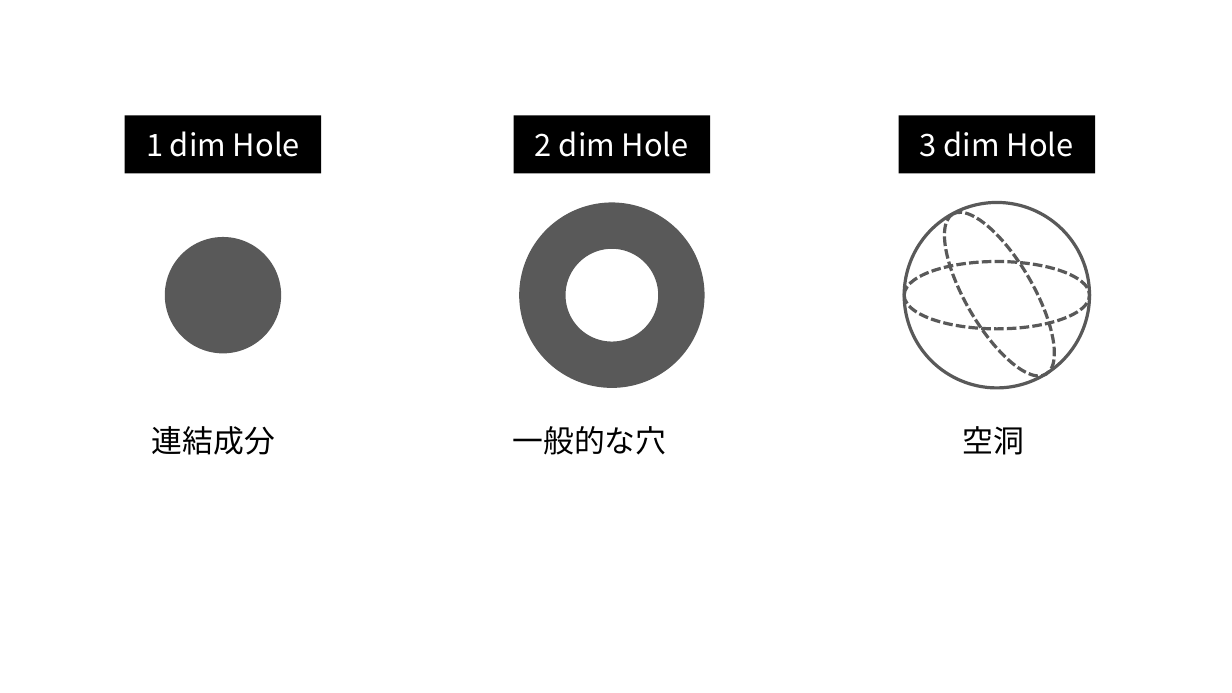
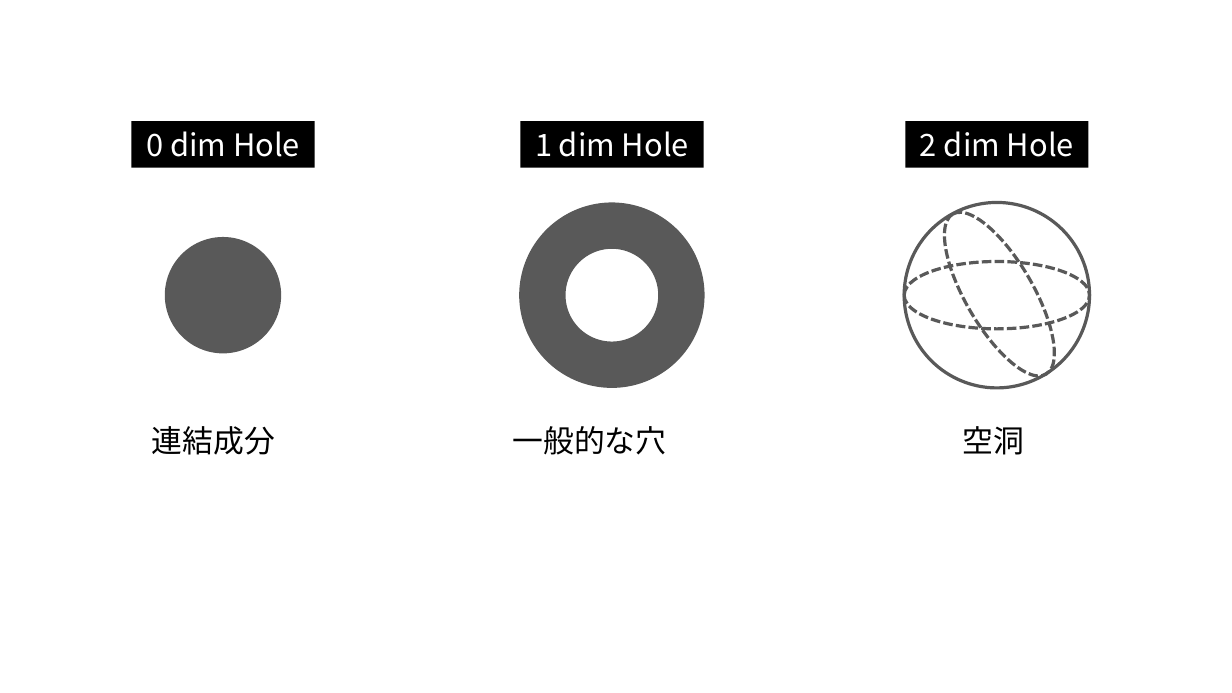
Before and after one commit to nakayamarina/TDA_tryweb, a slide deck: slide 1 of etc/img.pptx. Drawn at 1232x693 pixels with LibreOffice and Linux fonts; fonts in the diff are those of the drawing. Boxes give left, top, right and bottom in pixels: in the first picture for what was removed or moved away, otherwise in the second. Text is boxed around its words. In the diff, an @@ line names an element or a change of style, - is before the commit and + after.

```diff
--- a/etc/img.pptx
+++ b/etc/img.pptx
@@ rectangle "0 dim Hole": place and size @@
-rectangle "0 dim Hole" at [125,116,322,174]
+rectangle "0 dim Hole" at [131,121,314,167]
@@ text in rectangle at [146,131,300,157]: text changed @@
-1 dim Hole
+0 dim Hole
@@ rectangle "1 dim Hole": place and size @@
-rectangle "1 dim Hole" at [514,116,711,174]
+rectangle "1 dim Hole" at [520,121,703,167]
@@ text in rectangle at [535,131,689,157]: text changed @@
-2 dim Hole
+1 dim Hole
@@ rectangle "2 dim Hole": place and size @@
-rectangle "2 dim Hole" at [899,116,1096,174]
+rectangle "2 dim Hole" at [906,121,1089,167]
@@ text in rectangle at [920,131,1074,157]: text changed @@
-3 dim Hole
+2 dim Hole
```
Also in this commit, not shown: 16 other files.
